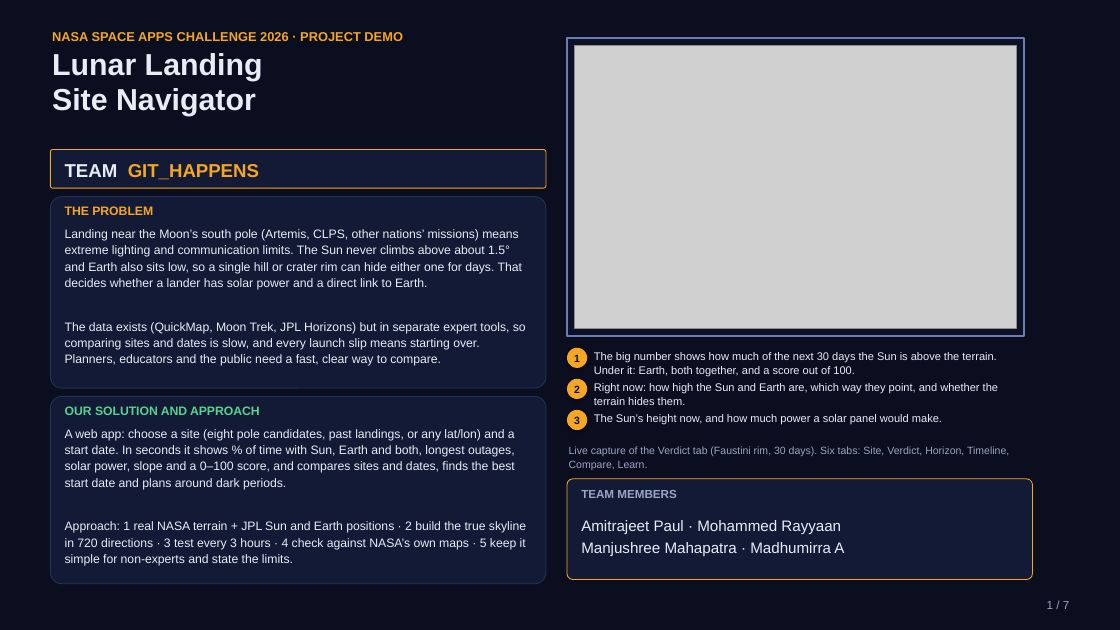
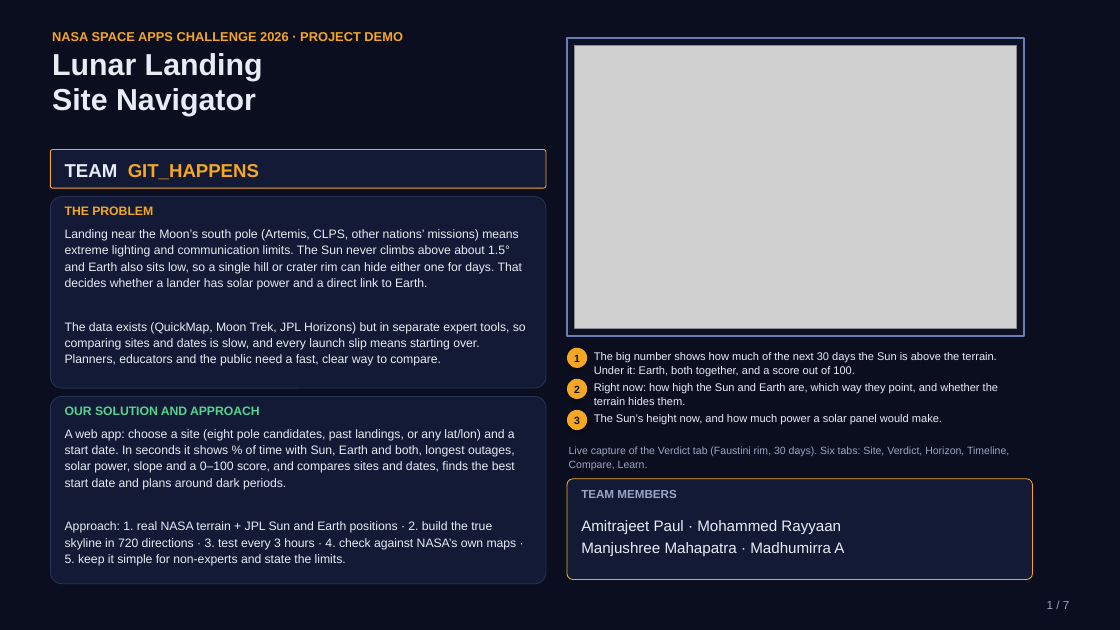
Before and after one commit to Amitrajeetpaul/lunar-landing-site-navigator, a slide deck: slide 1 of docs/GIT_7_SLIDE_PPT.pptx. Drawn at 1120x630 pixels with LibreOffice and Linux fonts; fonts in the diff are those of the drawing; grey boxes stand for pictures. Boxes give left, top, right and bottom in pixels: in the first picture for what was removed or moved away, otherwise in the second. Text is boxed around its words. In the diff, an @@ line names an element or a change of style, - is before the commit and + after.

```diff
--- a/docs/GIT_7_SLIDE_PPT.pptx
+++ b/docs/GIT_7_SLIDE_PPT.pptx
@@ text at (65, 521, 517, 566): text changed @@
-Approach: 1 real NASA terrain + JPL Sun and Earth positions · 2 build the true skyline in 720 directions · 3 test every 3 hours · 4 check against NASA’s own maps · 5 keep it simple for non-experts and state the limits.
+Approach: 1. real NASA terrain + JPL Sun and Earth positions · 2. build the true skyline in 720 directions · 3. test every 3 hours · 4. check against NASA’s own maps · 5. keep it simple for non-experts and state the limits.
```
Also in this commit, not shown: 2 other slides changed, 1 other file.
